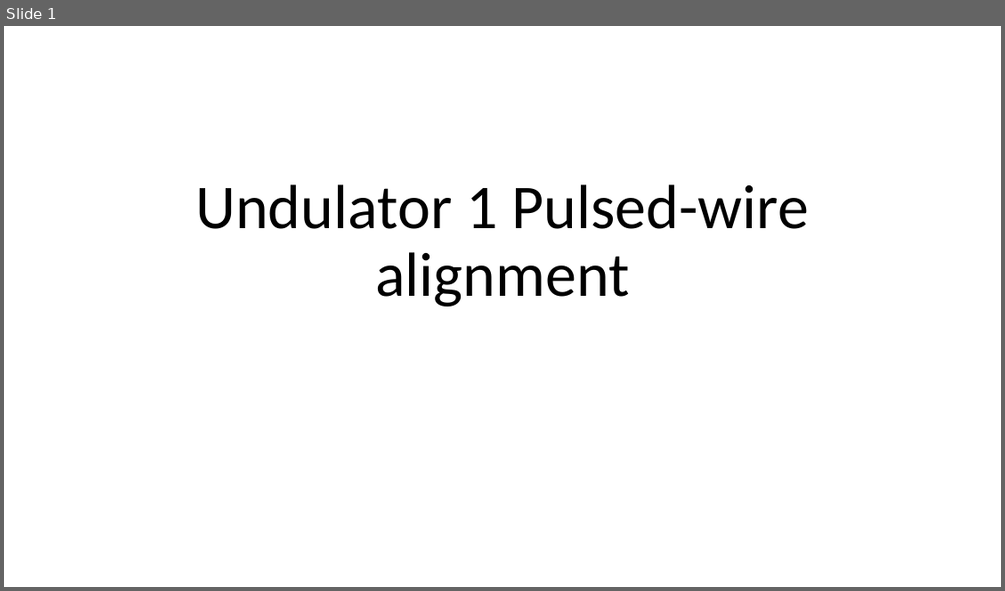
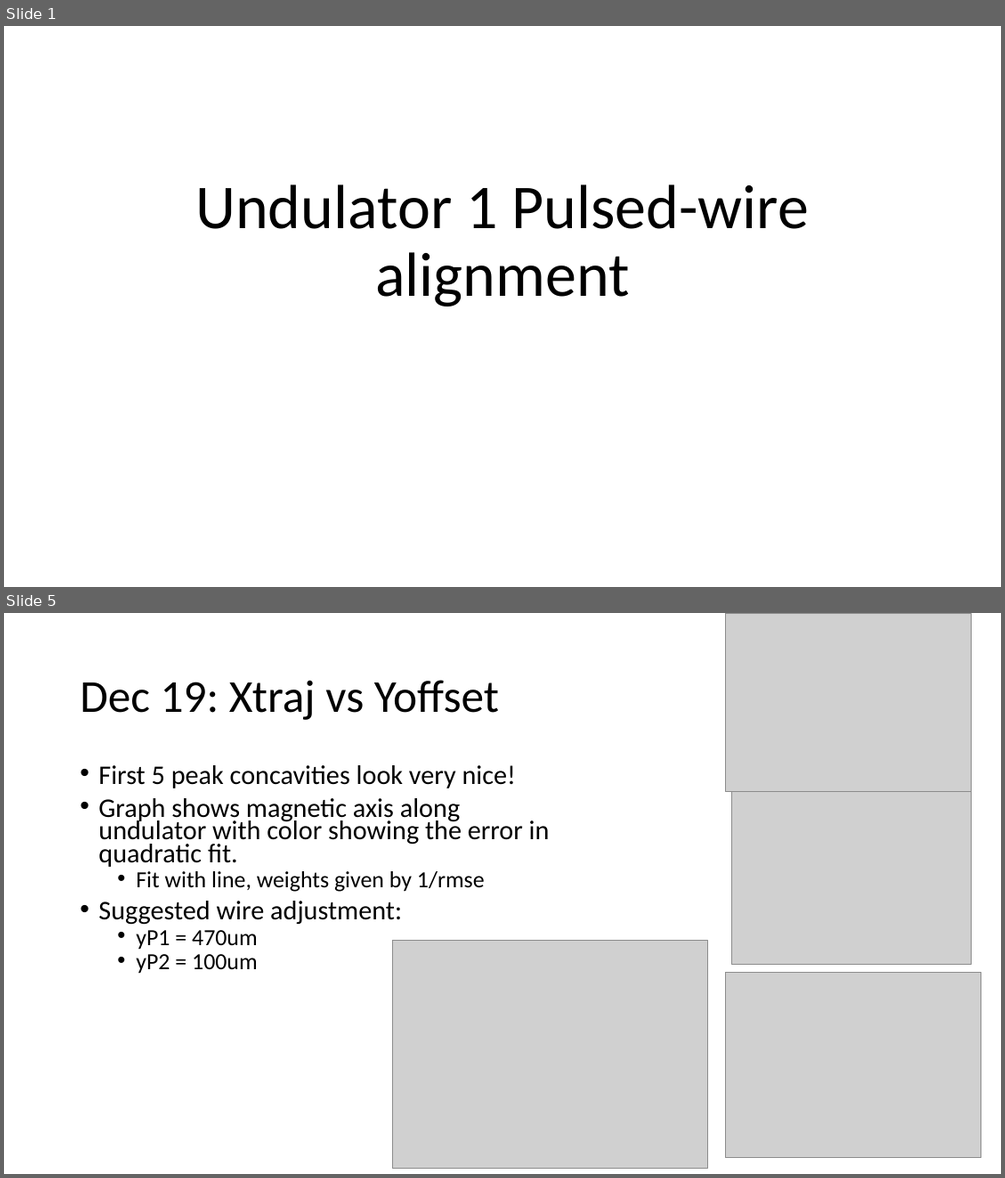
Before and after one commit to afisher000/Pulsed-Wire, a slide deck: Undulator 1 Pulsed-Wire Alignment Dec. 2022.pptx. Shown one above the other, each under a label of ours: slide 1 before the commit, slides 1 and 5 after it; the slides between them are not shown. The pictures are 1005x591 and 1005x1178 pixels, drawn with LibreOffice and Linux fonts; fonts in the diff are those of the drawing; grey boxes stand for pictures. Boxes give left, top, right and bottom in pixels: in the first picture for what was removed or moved away, otherwise in the second. Text is boxed around its words. In the diff, an @@ line names an element or a change of style, - is before the commit and + after.

```diff
--- a/Undulator 1 Pulsed-Wire Alignment Dec. 2022.pptx
+++ b/Undulator 1 Pulsed-Wire Alignment Dec. 2022.pptx
@@ slide 5 added at box(4, 613, 1001, 1174), background #FFFFFF @@
@@ picture added at box(726, 613, 971, 792) @@
@@ title added at box(80, 680, 499, 720), 44 pt, text #000000 @@
+Dec 19: Xtraj vs Yoffset
@@ text added at box(98, 765, 550, 973), 25.9 pt, text #000000 @@
+• First 5 peak concavities look very nice!
+• Graph shows magnetic axis along undulator with color showing the error in quadratic fit.
+  • Fit with line, weights given by 1/rmse
+• Suggested wire adjustment:
+  • yP1 = 470um
+  • yP2 = 100um
@@ picture added at box(732, 792, 971, 965) @@
@@ picture added at box(392, 941, 707, 1168) @@
@@ picture added at box(726, 972, 981, 1157) @@
```
Also in this commit, not shown: 1 slide changed, 4 other slides added, 1 slide removed, 3 other files.
